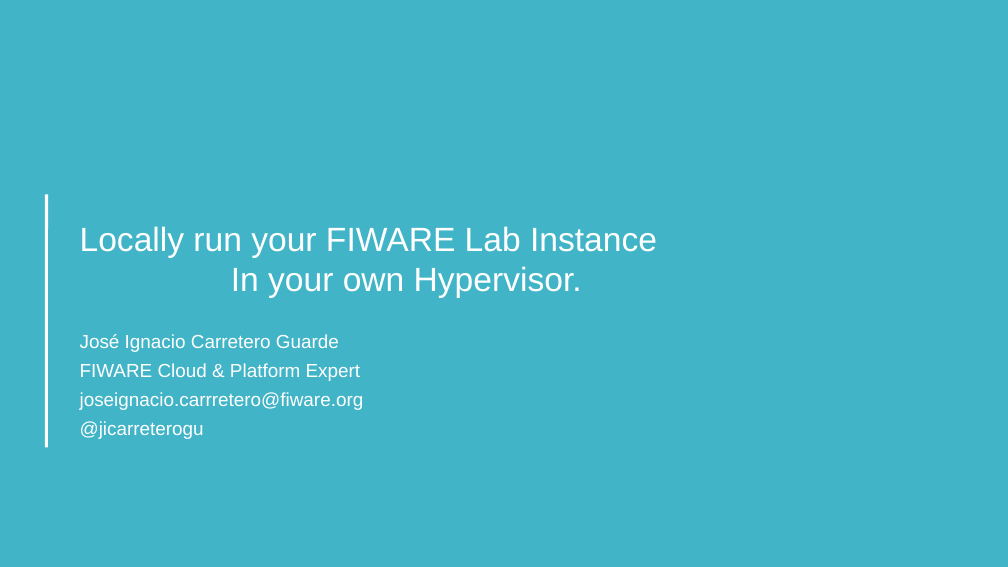
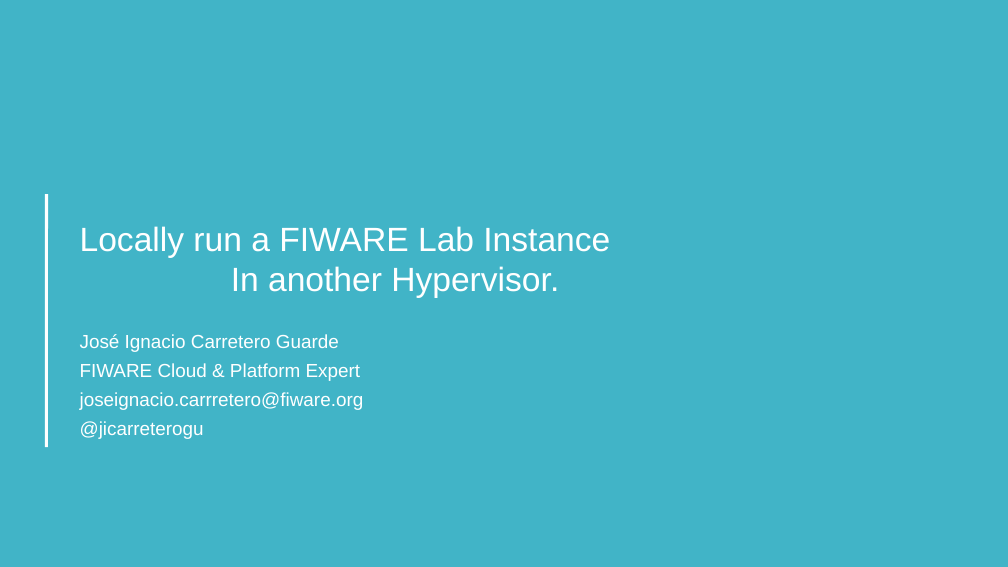
Before and after one commit to jicarretero/SummitMalaga2017, a slide deck: slide 1 of FiwareUtrecht.odp. Drawn at 1008x567 pixels with LibreOffice and Linux fonts; fonts in the diff are those of the drawing; background and template pictures are left out. Boxes give left, top, right and bottom in pixels: in the first picture for what was removed or moved away, otherwise in the second. Text is boxed around its words. In the diff, an @@ line names an element or a change of style, - is before the commit and + after.

```diff
--- a/FiwareUtrecht.odp
+++ b/FiwareUtrecht.odp
@@ title at box(80, 226, 610, 298): text changed @@
-Locally run your FIWARE Lab Instance
-In your own Hypervisor.
+Locally run a FIWARE Lab Instance
+In another Hypervisor.
```
Also in this commit, not shown: 8 other slides changed, 3 slides added, 3 slides removed, 9 other files.
